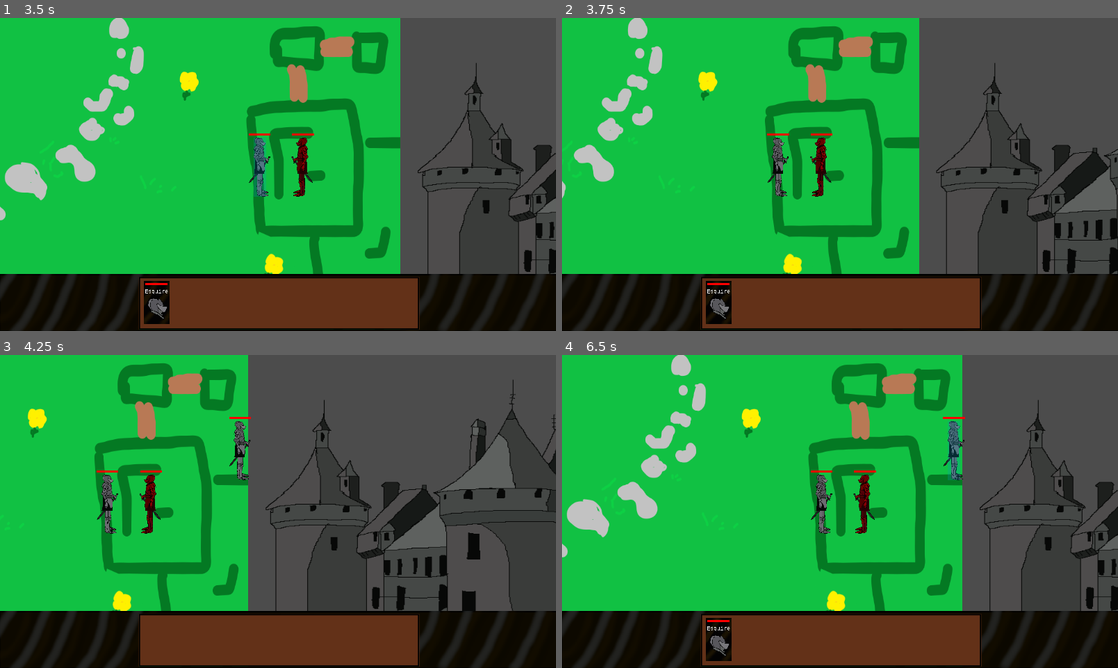
Above: before the commit, frames 1-4 (two rows, left to right).
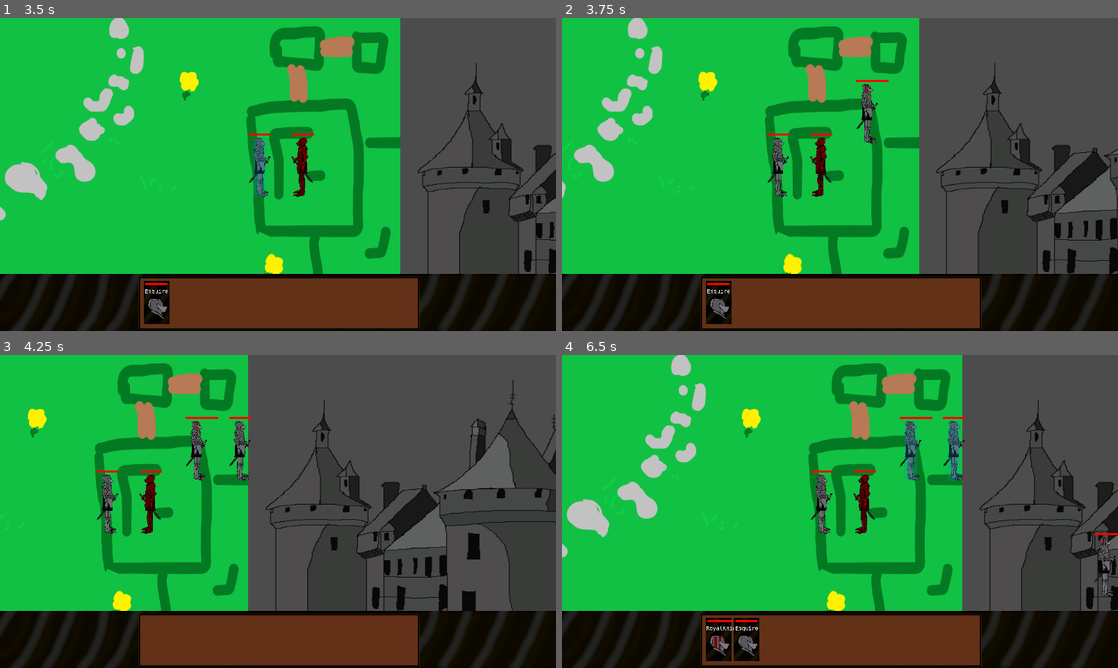
Above: after the commit, the same moments.

Repository: An0n3m0us/RSS-Godot
Game: Godot game, scene res://src/game/IntroScreen.tscn
Two runs of this game, one before a commit and one after it. Both use one fixed random seed, a clock stepped at 60 frames per second and the inputs below.
Inputs (mouse positions are in pixels of both pictures, inside the frame that each line leads up to):
- Up to frame 1 (3.5 s): click (88, 115) at 0.5 s; click (88, 115) at 1.25 s; tap Enter at 2 s; move the mouse to (400, 158) at 2.02 s; hold Right 2.03-2.75 s; tap 1 at 2.1 s; click (400, 158) at 2.17 s; tap 2 at 2.3 s; drag from (166, 190) to (261, 158) at 2.77 s
- Up to frame 2 (3.75 s): move the mouse to (895, 105) at 3.52 s; hold Right from 3.53 s (still down); tap 3 at 3.6 s; click (895, 105) at 3.67 s
- Up to frame 3 (4.25 s): keep holding Right; tap 1 at 3.8 s
- Up to frame 4 (6.5 s): release Right at 4.25 s; drag from (812, 574) to (712, 495) at 4.27 s; move the mouse to (1006, 558) at 5.02 s; hold Left 5.03-5.75 s; tap 2 at 5.1 s; click (1006, 558) at 5.17 s; tap 3 at 5.3 s; drag from (673, 464) to (951, 442) at 5.77 s

Frame 1 is identical in both runs. In frame 2, 0.4% of the frame differs, in the area x 52-59%, y 19-40%; in frame 3, 0.4%; in frame 4, 1.4%, in the area x 26-100%, y 19-98%.

Commit message:
Implement royal knight fully; Minify parts of code; Fix icon bug

Diff:
--- a/src/actors/Esquire.gd
+++ b/src/actors/Esquire.gd
@@ -41,7 +41,7 @@
 func _draw():
 	# Health bar
 	#if selected == true:
-	draw_rect(Rect2(self.get_node("Pivot").position[0]-24, self.get_node("Pivot").position[1]-60, 50, 5), Color8(100, 0, 0))
+	draw_rect(Rect2(self.get_node("Pivot").position[0]-24, self.get_node("Pivot").position[1]-60, health*5, 5), Color8(100, 0, 0))
 	draw_rect(Rect2(self.get_node("Pivot").position[0]-24, self.get_node("Pivot").position[1]-60, health*5, 5), Color8(255, 0 , 0))
 
 func _on_Area2D_body_entered(body):
--- a/src/actors/RoyalKnight.tscn
+++ b/src/actors/RoyalKnight.tscn
@@ -10,6 +10,7 @@
 
 [node name="RoyalKnight" instance=ExtResource( 1 )]
 health = 15
+speed = 70
 
 [node name="Body" parent="Pivot" index="0"]
 texture = ExtResource( 2 )
--- a/src/scripts/GameScene.gd
+++ b/src/scripts/GameScene.gd
@@ -11,26 +11,31 @@
 	pass
 
 func _input(event):
+
+	# Adding units
 	if event is InputEventKey:
-		if event.pressed and event.scancode == KEY_1:
-			var scene = load("res://src/actors/Esquire.tscn")
-			var player = scene.instance()
-			var rng = RandomNumberGenerator.new()
-			rng.randomize()
-			player.name = player.name + "-"+str(rng.randf_range(-10.0, 10.0))
-			player.position = get_global_mouse_position()
-			player.target = player.position
-			get_node("Units").add_child(player)
-		if event.pressed and event.scancode == KEY_2:
-			var scene = load("res://src/actors/Esquire-enemy.tscn")
-			var player = scene.instance()
-			var rng = RandomNumberGenerator.new()
-			rng.randomize()
-			player.name = player.name.replace("-", "_") + "-"+str(rng.randf_range(-10.0, 10.0))
-			player.position = get_global_mouse_position()
-			player.target = player.position
-			get_node("Units").add_child(player)
+		if event.pressed:
+			var scene
+			var player
+			if event.scancode == KEY_1:
+				scene = load("res://src/actors/Esquire.tscn")
+				player = scene.instance()
+			if event.scancode == KEY_2:
+				scene = load("res://src/actors/Esquire-enemy.tscn")
+				player = scene.instance()
+			if event.scancode == KEY_3:
+				scene = load("res://src/actors/RoyalKnight.tscn")
+				player = scene.instance()
 
+			if player:
+				var rng = RandomNumberGenerator.new()
+				rng.randomize()
+				player.name = player.name + "_" + str(rng.randf_range(0, 10.0))
+				player.position = get_global_mouse_position()
+				player.target = player.position
+				get_node("Units").add_child(player)
+
+	# Drag-select
 	if event is InputEventMouseButton and event.button_index == BUTTON_LEFT:
 		if event.pressed:
 			for item in selected:
@@ -78,10 +83,8 @@
 			if not list[unit].name in panelnames:
 				var uniticonscene = load("res://src/unitpanel/UnitIcon.tscn")
 				var uniticon = uniticonscene.instance()
-				if list[unit].name.split("-")[0] == "Esquire":
-					uniticon.get_child(0).texture = load("res://assets/images/unitpanel/normalicon.png")
-				else:
-					uniticon.get_child(0).texture = load("res://assets/images/unitpanel/enemyicon.png")
+				print(list[unit].name)
+				uniticon.get_child(0).texture = load("res://assets/images/unitpanel/" + list[unit].name.split("_")[0] + ".png")
 				uniticon.set_name(list[unit].name)
 				uniticon.position = Vector2(360+(i*50)+(i*15), 655)
 				uniticon.get_child(1).set_text(list[unit].name.split("-")[0].split("_")[0])
--- a/src/unitpanel/UnitIcon.tscn
+++ b/src/unitpanel/UnitIcon.tscn
@@ -1,7 +1,8 @@
 [gd_scene load_steps=3 format=2]
 
-[ext_resource path="res://assets/images/unitpanel/normalicon.png" type="Texture" id=1]
+[ext_resource path="res://assets/images/unitpanel/Esquire.png" type="Texture" id=1]
 [ext_resource path="res://src/fonts/default_font.tres" type="DynamicFont" id=2]
+
 
 [node name="UnitIcon" type="Node2D"]
 
Renamed: assets/images/unitpanel/enemyicon.png -> assets/images/unitpanel/Esquire-enemy.png
Not shown, changed: assets/images/unitpanel/Esquire-enemy.png.import
Renamed: assets/images/unitpanel/normalicon.png -> assets/images/unitpanel/Esquire.png
Not shown, changed: assets/images/unitpanel/Esquire.png.import
Renamed: assets/images/unitpanel/royalknighticon.png -> assets/images/unitpanel/RoyalKnight.png
Not shown, changed: assets/images/unitpanel/RoyalKnight.png.import
